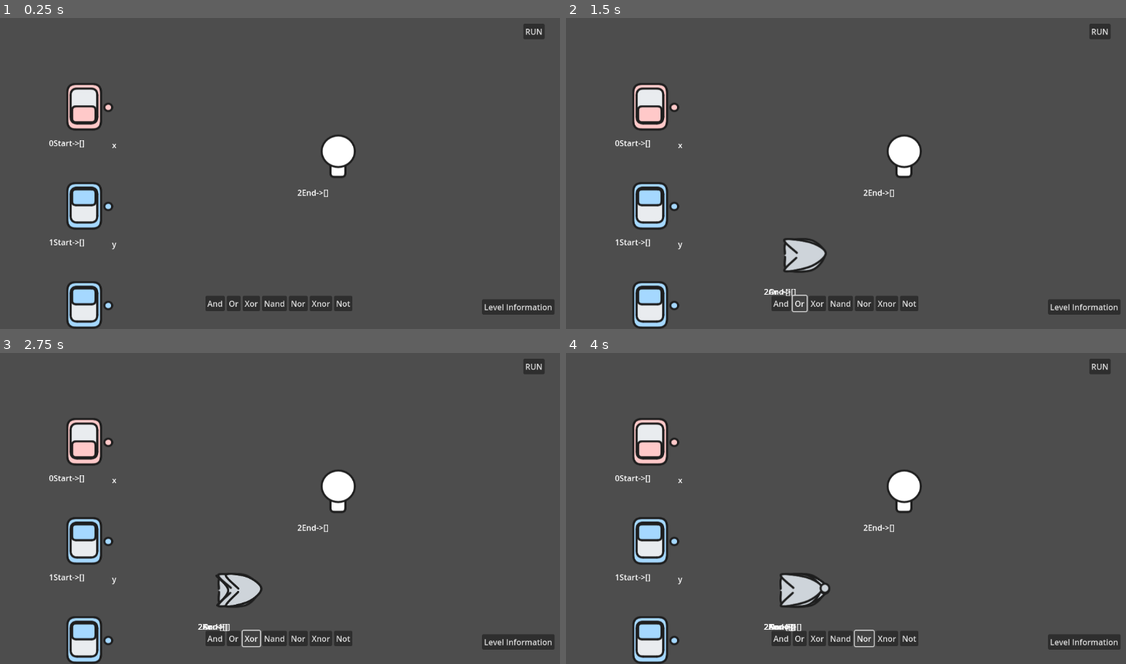
Above: before the commit, frames 1-4 (two rows, left to right).
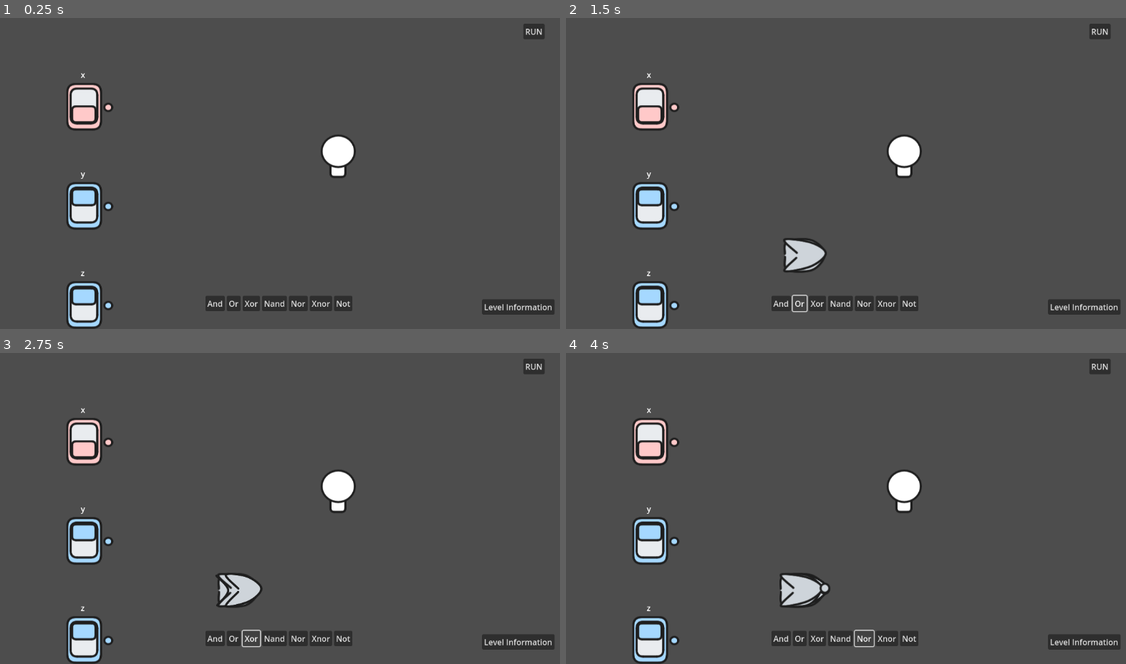
Above: after the commit, the same moments.

Repository: sininen-blue/logic-gate-tesseract
Game: Godot game, scene res://simulation/simulation.tscn
The game is run twice, just before and just after one commit, with the same random seed, the same clock (stepped at 60 frames per second) and the same inputs. This scene is started directly instead of the project's main scene.
Inputs:
- Up to frame 1 (0.25 s): no input
- Up to frame 2 (1.5 s): click "And" at 0.5 s; click "Or" at 1.25 s
- Up to frame 3 (2.75 s): click "Xor" at 2 s
- Up to frame 4 (4 s): click "Nand" at 2.75 s; click "Nor" at 3.5 s

The runs differ from the first frame. In frame 1, 0.2% of the frame differs, in the area x 8-59%, y 17-83%; in frame 2, 0.3%; in frame 3, 0.3%; in frame 4, 0.4%, in the area x 8-59%, y 17-90%.

Commit message:
hid testing stuff

Diff:
--- a/simulation/gate.tscn
+++ b/simulation/gate.tscn
@@ -1,7 +1,7 @@
 [gd_scene load_steps=7 format=3 uid="uid://psym6w7moids"]
 
 [ext_resource type="Script" path="res://simulation/gate.gd" id="1_nyuu7"]
-[ext_resource type="Texture2D" uid="uid://bakndx3eqlal4" path="res://assets/simulation/and.png" id="2_ri6pc"]
+[ext_resource type="Texture2D" uid="uid://l45ie1jqj5qx" path="res://assets/simulation/start.png" id="2_boiif"]
 [ext_resource type="Script" path="res://simulation/connection_area.gd" id="3_t1vyd"]
 
 [sub_resource type="CapsuleShape2D" id="CapsuleShape2D_8st0f"]
@@ -18,7 +18,7 @@
 script = ExtResource("1_nyuu7")
 
 [node name="Sprite2D" type="Sprite2D" parent="."]
-texture = ExtResource("2_ri6pc")
+texture = ExtResource("2_boiif")
 
 [node name="CollisionShape2D" type="CollisionShape2D" parent="."]
 rotation = 1.5708
@@ -48,14 +48,17 @@
 end_cap_mode = 2
 
 [node name="StartLabel" type="Label" parent="."]
-offset_left = 45.0
-offset_top = 66.0
-offset_right = 85.0
-offset_bottom = 89.0
+offset_left = -44.0
+offset_top = -76.0
+offset_right = 17.0
+offset_bottom = -53.0
 text = "arstarst
 "
+horizontal_alignment = 1
+vertical_alignment = 1
 
 [node name="TestingLabel" type="Label" parent="."]
+visible = false
 offset_left = -82.0
 offset_top = 62.0
 offset_right = -21.0
